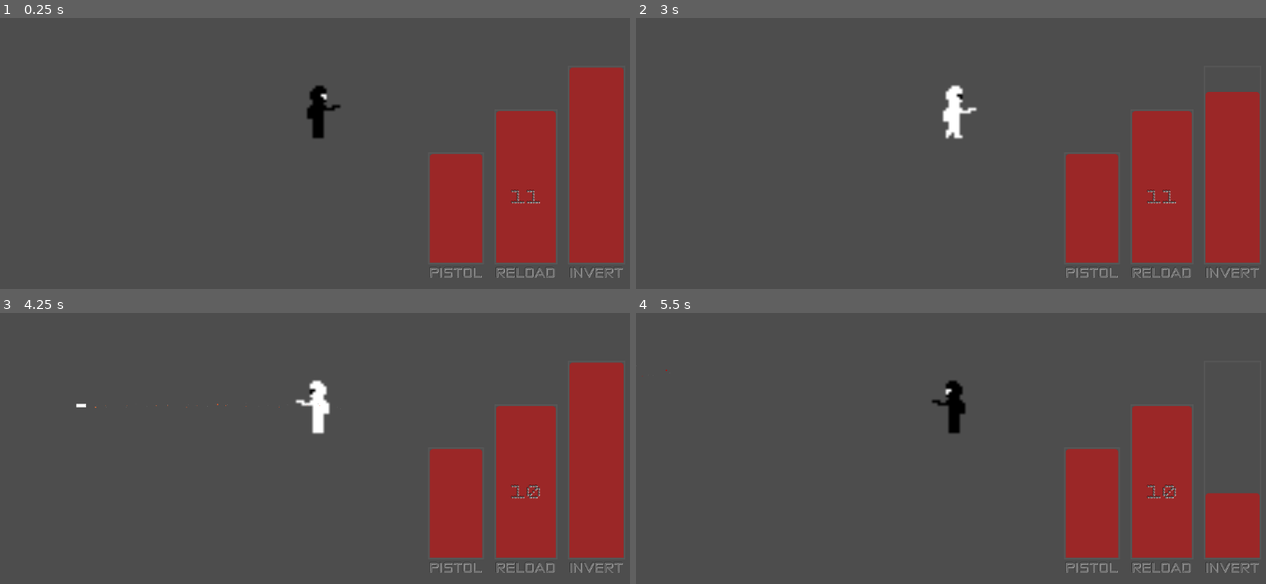
Above: before the commit, frames 1-4 (two rows, left to right).
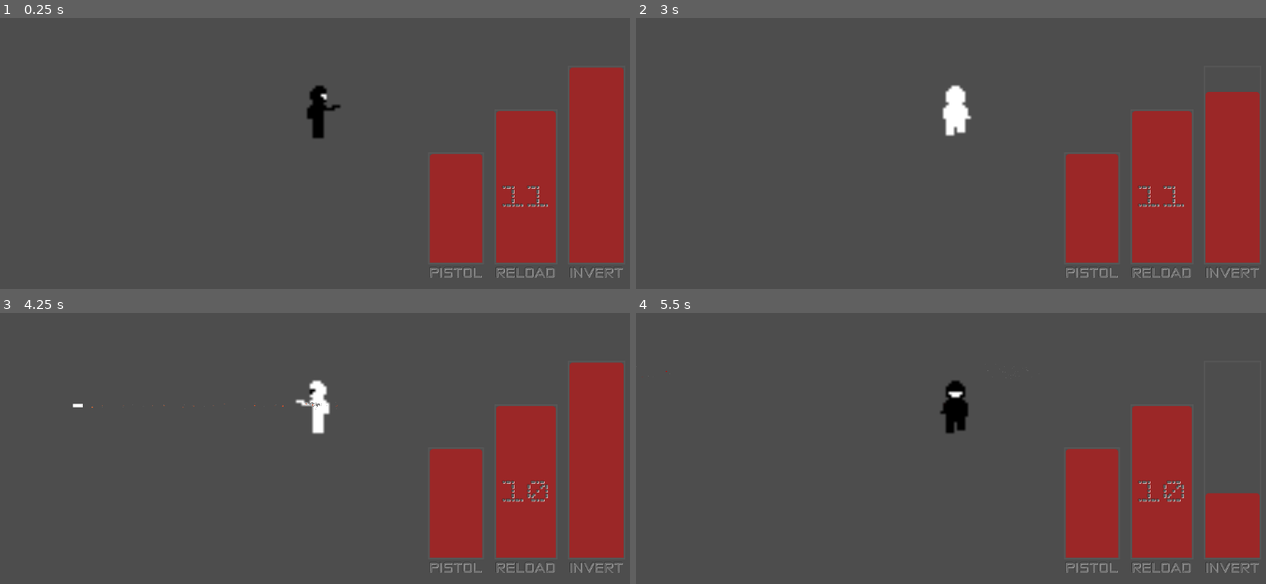
Above: after the commit, the same moments.

Repository: jay-stiles/GameJam
Game: Godot game, scene res://Main/main.tscn
Two runs of this game, one before a commit and one after it. Both use one fixed random seed, a clock stepped at 60 frames per second and the inputs below. The project has no main scene, so this scene is started directly.
Inputs (mouse positions are in pixels of both pictures, inside the frame that each line leads up to):
- Up to frame 1 (0.25 s): no input
- Up to frame 2 (3 s): tap Enter at 0.5 s; move the mouse to (1095, 93) at 0.52 s; hold D (right) 0.53-1.28 s; hold Right mouse button (invert) 0.53-1.28 s; tap Ctrl (fast, bound only after the commit) at 0.8, 1.35 s; move the mouse to (825, 129) at 1.27 s; hold S (down) 1.28-2.03 s; tap Shift (slow, bound only after the commit) at 1.55, 2.1 s; move the mouse to (1020, 31) at 2.02 s; hold D (right) 2.03-2.78 s; hold Right mouse button (invert) 2.03-2.78 s; move the mouse to (919, 180) at 2.77 s; hold W (up) from 2.78 s (still down); right-click (919, 180) at 2.85 s
- Up to frame 3 (4.25 s): tap Ctrl (fast, bound only after the commit) at 3.05 s; move the mouse to (510, 459) at 3.52 s; release W (up) at 3.53 s; press the mouse at (510, 459) at 3.53 s; hold A (left) from 3.53 s (still down); tap Shift (slow, bound only after the commit) at 3.8 s
- Up to frame 4 (5.5 s): move the mouse to (762, 350) at 4.27 s; release the mouse at (762, 350) at 4.28 s; tap Ctrl (fast, bound only after the commit) at 4.35, 5.3 s; right-click (762, 350) at 4.55 s; move the mouse to (988, 405) at 5.02 s; release A (left) at 5.03 s; hold S (down) from 5.03 s (still down); tap Shift (slow, bound only after the commit) at 5.1 s

The runs differ from the first frame. In frame 1, 0.2% of the frame differs, in the area x 79-87%, y 61-70%; in frame 2, 0.6%; in frame 3, 0.3%; in frame 4, 0.7%, in the area x 0-87%, y 20-70%.

Commit message:
more time
and probably more next

Diff:
--- a/Assets/Backgrounds/simple_background_layer.tscn
+++ b/Assets/Backgrounds/simple_background_layer.tscn
@@ -7,7 +7,15 @@
 [node name="PL" type="ParallaxLayer" parent="PB"]
 
 [node name="CR" type="ColorRect" parent="PB/PL"]
-offset_left = -582.0
-offset_top = -978.0
-offset_right = 1453.0
-offset_bottom = 1135.0
+anchors_preset = 8
+anchor_left = 0.5
+anchor_top = 0.5
+anchor_right = 0.5
+anchor_bottom = 0.5
+offset_left = -1017.5
+offset_top = -1056.5
+offset_right = 1017.5
+offset_bottom = 1056.5
+grow_horizontal = 2
+grow_vertical = 2
+scale = Vector2(0.455334, 0.402782)
--- a/Assets/Objects/bullet.gd
+++ b/Assets/Objects/bullet.gd
@@ -33,3 +33,7 @@
 
 func setRot(deg):
 	rotation_degrees = deg
+
+func removerWall():
+	#emit_signal()
+	queue_free()
--- a/Assets/Objects/bullet.tscn
+++ b/Assets/Objects/bullet.tscn
@@ -13,6 +13,8 @@
 [node name="bullet" type="Area2D"]
 position = Vector2(0, -27)
 scale = Vector2(0.6, 0.6)
+collision_layer = 14
+collision_mask = 14
 script = ExtResource("1_lr101")
 
 [node name="bulletShape" type="CollisionShape2D" parent="."]
--- a/Main/TimerBars.gd
+++ b/Main/TimerBars.gd
@@ -18,7 +18,7 @@
 var reload = false
 var invert = false
 var speedShoot = 4.5
-var speedReload = .9
+var speedReload = .75
 var speedInvert = .6
 
 func _physics_process(delta):
@@ -34,7 +34,6 @@
 		if reloadProgress >=100:
 			reload = false
 	if invert:
-		print("INVERT?")
 		invertProgress += speedInvert
 		if invertProgress >=100:
 			invert = false
@@ -54,7 +53,6 @@
 
 # Called when the node enters the scene tree for the first time.
 func _ready():
-	#$TimerBox/vbShot/shotTimer.max_value = 0.4
 	$ReloadWarn.visible = false
 	pass
 
--- a/Main/main.gd
+++ b/Main/main.gd
@@ -3,6 +3,8 @@
 
 @onready var bullet_CPU = $bulletCPU
 @onready var MrGraye = $MrGraye
+
+signal INVERT()
 
 # Called when the node enters the scene tree for the first time.
 func _ready():
@@ -20,4 +22,4 @@
 
 
 func _on_mr_graye_inverted(invT_s, invert):
-	pass # Replace with function body.
+	emit_signal("INVERT")
--- a/Main/main.tscn
+++ b/Main/main.tscn
@@ -261,9 +261,9 @@
 anchor_top = 1.0
 anchor_right = 1.0
 anchor_bottom = 1.0
-offset_left = -236.0
+offset_left = -242.0
 offset_top = -213.0
-offset_right = -160.0
+offset_right = -150.0
 offset_bottom = -120.0
 grow_horizontal = 0
 grow_vertical = 0
@@ -278,7 +278,7 @@
 theme_override_constants/outline_size = 2
 theme_override_constants/shadow_outline_size = 1
 theme_override_fonts/font = ExtResource("6_hwxh4")
-theme_override_font_sizes/font_size = 40
+theme_override_font_sizes/font_size = 65
 text = "11"
 horizontal_alignment = 1
 vertical_alignment = 1
@@ -313,6 +313,7 @@
 uppercase = true
 
 [connection signal="bulletFired" from="MrGraye" to="." method="_on_mr_graye_bullet_fired"]
+[connection signal="inverted" from="MrGraye" to="." method="_on_mr_graye_inverted"]
 [connection signal="inverted" from="MrGraye" to="Overlay/TimerBars" method="_on_mr_graye_inverted"]
 [connection signal="reloading" from="MrGraye" to="Overlay/TimerBars" method="_on_mr_graye_reloading"]
 [connection signal="shotTimer" from="MrGraye" to="Overlay/TimerBars" method="_on_mr_graye_shot_timer"]
--- /dev/null
+++ b/Maps/LevelOne.gd
@@ -0,0 +1,13 @@
+extends Node2D
+
+
+# Called when the node enters the scene tree for the first time.
+func _ready():
+	pass # Replace with function body.
+
+
+
+func _on_main_invert():
+	print("Flipping Command sent....")
+	get_tree().call_group("FTIB", "flip")
+	get_tree().call_group("FTIW", "flip")
--- /dev/null
+++ b/Maps/LevelOne.tscn
@@ -0,0 +1,25 @@
+[gd_scene load_steps=6 format=3 uid="uid://sbrwru4b204g"]
+
+[ext_resource type="Script" path="res://Maps/LevelOne.gd" id="1_xf8q2"]
+[ext_resource type="PackedScene" uid="uid://da1q3iiq7l08e" path="res://Main/main.tscn" id="2_fub6l"]
+[ext_resource type="PackedScene" uid="uid://bryildcex7h8u" path="res://Tilesets/MapTiles/ft_iw.tscn" id="3_vxlo2"]
+[ext_resource type="PackedScene" uid="uid://dna0pr32dxgr3" path="res://Tilesets/MapTiles/ft_ib.tscn" id="4_0q1eg"]
+[ext_resource type="PackedScene" uid="uid://bywa0hhph087u" path="res://Tilesets/MapTiles/ft_wall_vert.tscn" id="4_4j8hs"]
+
+[node name="LevelOne" type="Node2D"]
+script = ExtResource("1_xf8q2")
+
+[node name="FloorTiles" type="Node" parent="."]
+
+[node name="FT_IW" parent="FloorTiles" instance=ExtResource("3_vxlo2")]
+position = Vector2(512, 256)
+
+[node name="FT_IB" parent="FloorTiles" instance=ExtResource("4_0q1eg")]
+position = Vector2(512, 160)
+
+[node name="FT_Wall_Vert" parent="FloorTiles" instance=ExtResource("4_4j8hs")]
+position = Vector2(496, 304)
+
+[node name="main" parent="." instance=ExtResource("2_fub6l")]
+
+[connection signal="INVERT" from="main" to="." method="_on_main_invert"]
--- a/MrGraye/MrGraye.gd
+++ b/MrGraye/MrGraye.gd
@@ -46,26 +46,46 @@
 
 var rng = RandomNumberGenerator.new()
 
+var particleTime = 0.2
+
+
+func slow():
+	speed = 100
+func regSpeed():
+	speed = 200
+func fast():
+	speed = 300
+
+
 #get gun direction
 func get_eg():
 	if eg == 0:
-		egMarker = $egR#.position
-		print("Switching to egR")
+		egMarker = $egR
 		bullet_angle = 90
+
+		$egR/psst.emitting = true
+		await get_tree().create_timer(particleTime).timeout
+		$egR/psst.emitting = false
 	elif eg == 1:
-		egMarker = $egL#.position
-		print("Switching to egL")
+		egMarker = $egL
 		bullet_angle = -90
+		$egL/psst.emitting = true
+		await get_tree().create_timer(particleTime).timeout
+		$egL/psst.emitting = false
 	elif eg == 2:
-		egMarker = $egA#.position
-		print("Switching to egA")
+		egMarker = $egA
 		bullet_angle = 0
+		$egA/psst.emitting = true
+		await get_tree().create_timer(particleTime).timeout
+		$egA/psst.emitting = false
 	elif eg == 3:
-		egMarker = $egT#.position
-		print("Switching to egT")
+		egMarker = $egT
 		bullet_angle = 180
-	print(eg)
-	print(egMarker.global_position)
+		$egT/psst.emitting = true
+		await get_tree().create_timer(particleTime).timeout
+		$egT/psst.emitting = false
+	#print(eg)
+	#print(egMarker.global_position)
 
 
 #get bullet direction
@@ -85,13 +105,22 @@
 
 
 func shellHitGround():
-	shellPlay = rng.randi_range(0,2)
+	shellPlay = rng.randi_range(0,5)
 	if shellPlay == 0:
 		$Audio/shellSound.play()
 	elif shellPlay == 1:
 		$Audio/shellSound2.play()
 	elif shellPlay == 2:
 		$Audio/shellSound3.play()
+	elif shellPlay == 3:
+		await get_tree().create_timer(.6).timeout
+		$Audio/shellSound4.play()
+	elif shellPlay == 4:
+		await get_tree().create_timer(.4).timeout
+		$Audio/shellSound5.play()
+	elif shellPlay == 5:
+		await get_tree().create_timer(.8).timeout
+		$Audio/shellSound6.play()
 
 
 func reloadTimerBewl():
@@ -192,17 +221,17 @@
 		$Black.visible = true
 		$White.visible = false
 		eg = last
-		if vx > aniCut and vx > vy:
+		if vx > aniCut and abs(vx) > abs(vy):
 			$Black/BlAni.play("WalkR")
 			#$Audio/stepSound.play()
 			last = 0
-		elif vx < -aniCut and vx < vy:
+		elif vx < -aniCut and abs(vx) > abs(vy):
 			$Black/BlAni.play("WalkL")
 			last = 1
-		elif vy < -aniCut and vy < vx:
+		elif vy < -aniCut and abs(vy) > abs(vx):
 			$Black/BlAni.play("WalkAway")
 			last = 2
-		elif vy > aniCut and vy > vx:
+		elif vy > aniCut and abs(vy) > abs(vx):
 			$Black/BlAni.play("WalkTo")
 			last = 3
 
@@ -219,16 +248,16 @@
 		eg = last
 		$Black.visible = false
 		$White.visible = true
-		if vx > aniCut and vx > vy:
+		if vx > aniCut and abs(vx) > abs(vy):
 			$White/WhAni.play("WalkR")
 			last = 0
-		elif vx < -aniCut and vx < vy:
+		elif vx < -aniCut and abs(vx) > abs(vy):
 			$White/WhAni.play("WalkL")
 			last = 1
-		elif vy < -aniCut and vy < vx:
+		elif vy < -aniCut and abs(vy) > abs(vx):
 			$White/WhAni.play("WalkAway")
 			last = 2
-		elif vy > aniCut and vy > vx:
+		elif vy > aniCut and abs(vy) > abs(vx):
 			$White/WhAni.play("WalkTo")
 			last = 3
 
@@ -262,6 +291,14 @@
 		shoot()
 	if Input.is_action_pressed("reload"):
 		reload()
+	if Input.is_action_just_pressed("slow"):
+		slow()
+	if Input.is_action_just_released("slow"):
+		regSpeed()
+	if Input.is_action_just_pressed("fast"):
+		fast()
+	if Input.is_action_just_released("fast"):
+		regSpeed()
 
 func shoot():
 
--- a/MrGraye/MrGraye.tscn
+++ b/MrGraye/MrGraye.tscn
@@ -9,6 +9,7 @@
 [ext_resource type="AudioStream" uid="uid://c30rm6g5lkcum" path="res://Assets/Audio/reloadSound.mp3" id="7_vtjxh"]
 [ext_resource type="AudioStream" uid="uid://dvtclo7wugsd2" path="res://Assets/Audio/gunClickFull.wav" id="8_2on3i"]
 [ext_resource type="AudioStream" uid="uid://6cf1xl5x2jcl" path="res://Assets/Audio/shellFallShort.wav" id="9_drbjr"]
+[ext_resource type="AudioStream" uid="uid://doxw1ln3snhxb" path="res://Assets/Audio/shellGround2.wav" id="10_dk3ku"]
 
 [sub_resource type="Animation" id="Animation_hagi1"]
 resource_name = "FAway"
@@ -167,6 +168,8 @@
 }
 
 [node name="MrGraye" type="CharacterBody2D" node_paths=PackedStringArray("shSo") groups=["player"]]
+collision_layer = 7
+collision_mask = 7
 script = ExtResource("1_2q82o")
 bullet = ExtResource("2_twoe2")
 shSo = NodePath("Audio/shellSound")
@@ -214,7 +217,7 @@
 
 [node name="reloadSound" type="AudioStreamPlayer" parent="Audio"]
 stream = ExtResource("7_vtjxh")
-volume_db = -6.71
+volume_db = -22.142
 
 [node name="emptyClick" type="AudioStreamPlayer" parent="Audio"]
 stream = ExtResource("8_2on3i")
@@ -234,17 +237,98 @@
 pitch_scale = 0.77
 max_polyphony = 2
 
+[node name="shellSound4" type="AudioStreamPlayer" parent="Audio"]
+stream = ExtResource("10_dk3ku")
+volume_db = -4.77
+pitch_scale = 0.72
+
+[node name="shellSound5" type="AudioStreamPlayer" parent="Audio"]
+stream = ExtResource("10_dk3ku")
+volume_db = -5.368
+
+[node name="shellSound6" type="AudioStreamPlayer" parent="Audio"]
+stream = ExtResource("10_dk3ku")
+volume_db = -3.355
+pitch_scale = 1.41
+
 [node name="egR" type="Marker2D" parent="."]
 position = Vector2(42, -5)
 
+[node name="psst" type="CPUParticles2D" parent="egR"]
+emitting = false
+amount = 1000
+lifetime = 2.4
+lifetime_randomness = 1.0
+spread = 6.0
+gravity = Vector2(0, 0)
+initial_velocity_min = 50.0
+initial_velocity_max = 100.0
+linear_accel_max = 10.0
+damping_min = 5.0
+damping_max = 25.0
+scale_amount_min = 0.5
+scale_amount_max = 1.3
+color = Color(0.4, 0.4, 0.4, 1)
+
 [node name="egL" type="Marker2D" parent="."]
 position = Vector2(-42, -5)
 
+[node name="psst" type="CPUParticles2D" parent="egL"]
+emitting = false
+amount = 1000
+lifetime = 2.4
+lifetime_randomness = 1.0
+direction = Vector2(-1, 0)
+spread = 6.0
+gravity = Vector2(0, 0)
+initial_velocity_min = 50.0
+initial_velocity_max = 100.0
+linear_accel_max = 10.0
+damping_min = 5.0
+damping_max = 25.0
+scale_amount_min = 0.5
+scale_amount_max = 1.3
+color = Color(0.4, 0.4, 0.4, 1)
+
 [node name="egT" type="Marker2D" parent="."]
 position = Vector2(-20, 12)
 
+[node name="psst" type="CPUParticles2D" parent="egT"]
+emitting = false
+amount = 1000
+lifetime = 2.4
+lifetime_randomness = 1.0
+direction = Vector2(0, 1)
+spread = 6.0
+gravity = Vector2(0, 0)
+initial_velocity_min = 50.0
+initial_velocity_max = 100.0
+linear_accel_max = 10.0
+damping_min = 5.0
+damping_max = 25.0
+scale_amount_min = 0.5
+scale_amount_max = 1.3
+color = Color(0.4, 0.4, 0.4, 1)
+
 [node name="egA" type="Marker2D" parent="."]
 position = Vector2(25, -6)
+
+[node name="psst" type="CPUParticles2D" parent="egA"]
+emitting = false
+amount = 500
+lifetime = 2.4
+lifetime_randomness = 1.0
+direction = Vector2(0, -1)
+spread = 6.0
+gravity = Vector2(0, 0)
+initial_velocity_min = 50.0
+initial_velocity_max = 100.0
+linear_accel_max = 10.0
+damping_min = 5.0
+damping_max = 25.0
+scale_amount_min = 0.5
+scale_amount_max = 1.3
+color = Color(0.4, 0.4, 0.4, 1)
 
 [connection signal="animation_finished" from="Black/BlAni" to="." method="_on_step_finish_black"]
 [connection signal="animation_started" from="Black/BlAni" to="." method="_on_step_start_black"]
--- /dev/null
+++ b/Tilesets/MapTiles/FT_Wall_Vert.gd
@@ -0,0 +1,20 @@
+extends Node2D
+
+
+# Called when the node enters the scene tree for the first time.
+func _ready():
+	pass # Replace with function body.
+
+
+
+func _on_area_2d_body_entered(body):
+	print("WallEntered")
+	if body.has_method("removerWall"):
+		body.removerWall()
+
+
+func _on_area_2d_area_entered(area):
+	print("WallEnteredArea")
+	if area.has_method("removerWall"):
+		area.removerWall()
+		$Audio/impactWall.play()
--- /dev/null
+++ b/Tilesets/MapTiles/ft_ib.gd
@@ -0,0 +1,23 @@
+extends Node2D
+
+###
+###   ###   INITIALLY BLACK TILES
+###
+var white = Color(255,255,255)
+var black = Color(0,0,0)
+
+# STATE 0 = White  :: STATE 1 = Black
+var state = 1
+
+# Called when the node enters the scene tree for the first time.
+func _ready():
+	pass # Replace with function body.
+
+func flip():
+	print("Flipping")
+	if state == 1:
+		$C/ColorRect.color = white
+		state = 0
+	else:
+		$C/ColorRect.color = black
+		state = 1
--- /dev/null
+++ b/Tilesets/MapTiles/ft_ib.tscn
@@ -0,0 +1,14 @@
+[gd_scene load_steps=2 format=3 uid="uid://dna0pr32dxgr3"]
+
+[ext_resource type="Script" path="res://Tilesets/MapTiles/ft_ib.gd" id="1_572r5"]
+
+[node name="FT_IB_med" type="Node2D" groups=["FTIB"]]
+script = ExtResource("1_572r5")
+
+[node name="C" type="Sprite2D" parent="."]
+z_index = -2
+
+[node name="ColorRect" type="ColorRect" parent="C"]
+offset_right = 100.0
+offset_bottom = 100.0
+color = Color(0, 0, 0, 1)
--- /dev/null
+++ b/Tilesets/MapTiles/ft_iw.gd
@@ -0,0 +1,24 @@
+extends Node2D
+
+###
+###   ###   INITIALLY WHITE TILES
+###
+var white = Color(255,255,255)
+var black = Color(0,0,0)
+
+# STATE 0 = White  :: STATE 1 = Black
+var state = 0
+
+# Called when the node enters the scene tree for the first time.
+func _ready():
+	pass # Replace with function body.
+
+
+func flip():
+	print("Flipping")
+	if state == 1:
+		$C/ColorRect.color = white
+		state = 0
+	else:
+		$C/ColorRect.color = black
+		state = 1
--- /dev/null
+++ b/Tilesets/MapTiles/ft_iw.tscn
@@ -0,0 +1,14 @@
+[gd_scene load_steps=2 format=3 uid="uid://bryildcex7h8u"]
+
+[ext_resource type="Script" path="res://Tilesets/MapTiles/ft_iw.gd" id="1_pq5mo"]
+
+[node name="FT_IW_med" type="Node2D" groups=["FTIW"]]
+script = ExtResource("1_pq5mo")
+
+[node name="C" type="Sprite2D" parent="."]
+z_index = -2
+
+[node name="ColorRect" type="ColorRect" parent="C"]
+show_behind_parent = true
+offset_right = 100.0
+offset_bottom = 100.0
--- /dev/null
+++ b/Tilesets/MapTiles/ft_wall_vert.tscn
@@ -0,0 +1,48 @@
+[gd_scene load_steps=7 format=3 uid="uid://bywa0hhph087u"]
+
+[ext_resource type="Script" path="res://Tilesets/MapTiles/FT_Wall_Vert.gd" id="1_bjxhe"]
+[ext_resource type="Texture2D" uid="uid://dqqan735gao4e" path="res://Tilesets/G.png" id="2_inmad"]
+[ext_resource type="AudioStream" uid="uid://d21s27tghyv4b" path="res://Assets/Audio/BulletImpactChar.mp3" id="3_h6uci"]
+[ext_resource type="AudioStream" uid="uid://bafl50vtonwmj" path="res://Assets/Audio/hitWall.wav" id="4_ct5u3"]
+
+[sub_resource type="RectangleShape2D" id="RectangleShape2D_rasju"]
+size = Vector2(30.3928, 98.4461)
+
+[sub_resource type="RectangleShape2D" id="RectangleShape2D_fp0r1"]
+size = Vector2(31.8898, 99.8014)
+
+[node name="FT_Wall_Vert" type="Node2D"]
+script = ExtResource("1_bjxhe")
+
+[node name="wall" type="Sprite2D" parent="."]
+scale = Vector2(2, 6.25)
+texture = ExtResource("2_inmad")
+
+[node name="RigidBody2D" type="RigidBody2D" parent="."]
+freeze = true
+
+[node name="CollisionShape2D" type="CollisionShape2D" parent="RigidBody2D"]
+visible = false
+shape = SubResource("RectangleShape2D_rasju")
+
+[node name="Area2D" type="Area2D" parent="."]
+collision_layer = 2
+collision_mask = 2
+
+[node name="CollisionShape2D" type="CollisionShape2D" parent="Area2D"]
+visible = false
+position = Vector2(0.0114403, 0.0363731)
+shape = SubResource("RectangleShape2D_fp0r1")
+
+[node name="Audio" type="Node" parent="."]
+
+[node name="impactPlayer" type="AudioStreamPlayer2D" parent="Audio"]
+stream = ExtResource("3_h6uci")
+
+[node name="impactWall" type="AudioStreamPlayer2D" parent="Audio"]
+stream = ExtResource("4_ct5u3")
+volume_db = 0.671
+max_polyphony = 6
+
+[connection signal="area_entered" from="Area2D" to="." method="_on_area_2d_area_entered"]
+[connection signal="body_entered" from="Area2D" to="." method="_on_area_2d_body_entered"]
--- a/project.godot
+++ b/project.godot
@@ -62,3 +62,13 @@
 "events": [Object(InputEventKey,"resource_local_to_scene":false,"resource_name":"","device":-1,"window_id":0,"alt_pressed":false,"shift_pressed":false,"ctrl_pressed":false,"meta_pressed":false,"pressed":false,"keycode":0,"physical_keycode":82,"key_label":0,"unicode":114,"echo":false,"script":null)
 ]
 }
+slow={
+"deadzone": 0.5,
+"events": [Object(InputEventKey,"resource_local_to_scene":false,"resource_name":"","device":-1,"window_id":0,"alt_pressed":false,"shift_pressed":false,"ctrl_pressed":false,"meta_pressed":false,"pressed":false,"keycode":0,"physical_keycode":4194325,"key_label":0,"unicode":0,"echo":false,"script":null)
+]
+}
+fast={
+"deadzone": 0.5,
+"events": [Object(InputEventKey,"resource_local_to_scene":false,"resource_name":"","device":-1,"window_id":0,"alt_pressed":false,"shift_pressed":false,"ctrl_pressed":false,"meta_pressed":false,"pressed":false,"keycode":0,"physical_keycode":4194326,"key_label":0,"unicode":0,"echo":false,"script":null)
+]
+}
Not shown, added: Assets/Audio/hitWall.wav.import
Not shown, added: Assets/Audio/shellGround2.wav.import
Not shown: 1 places in MrGraye/MrGraye.tscn that only renumber resources
Not shown, added: Assets/Audio/hitWall.wav
Not shown, added: Assets/Audio/shellGround2.wav
